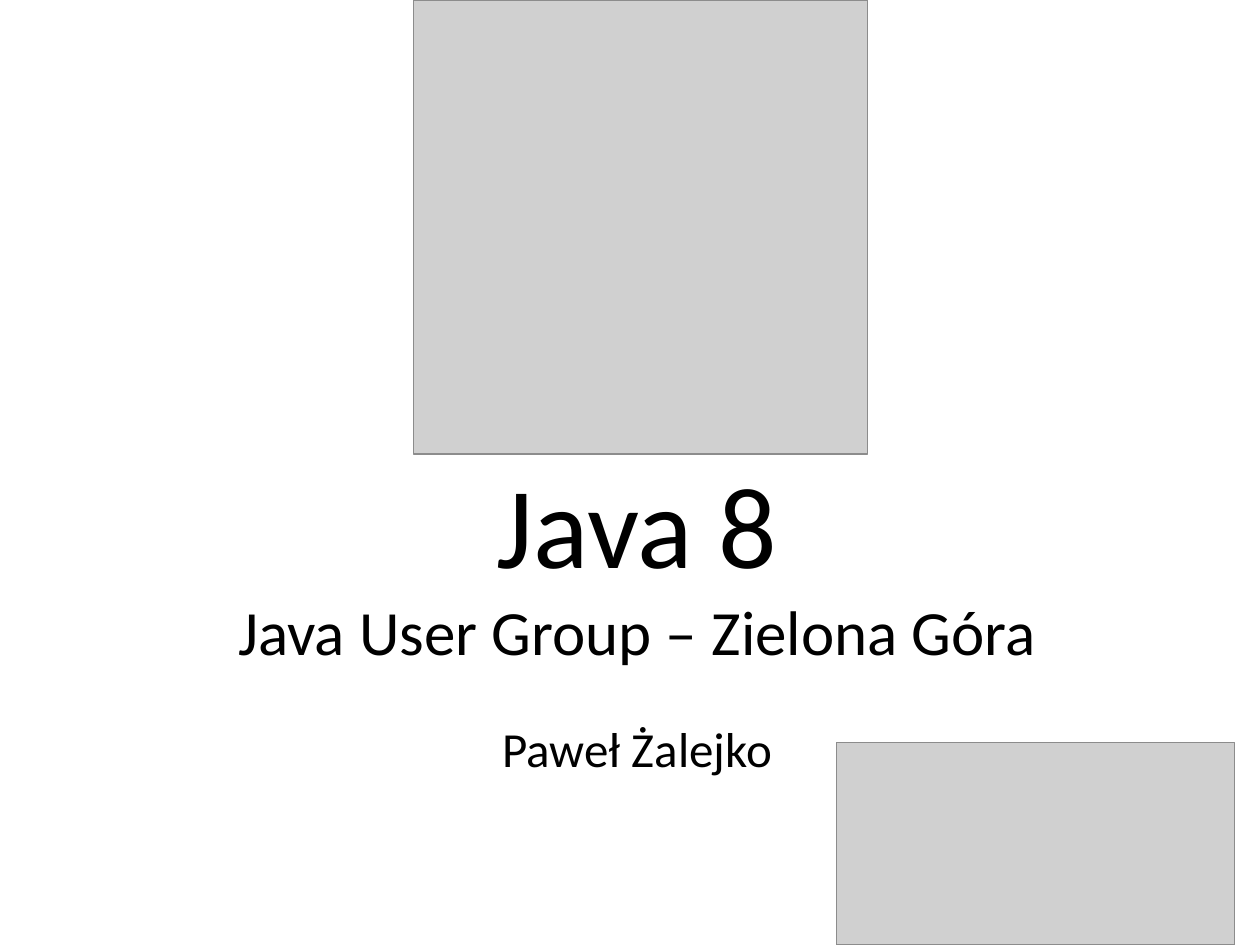
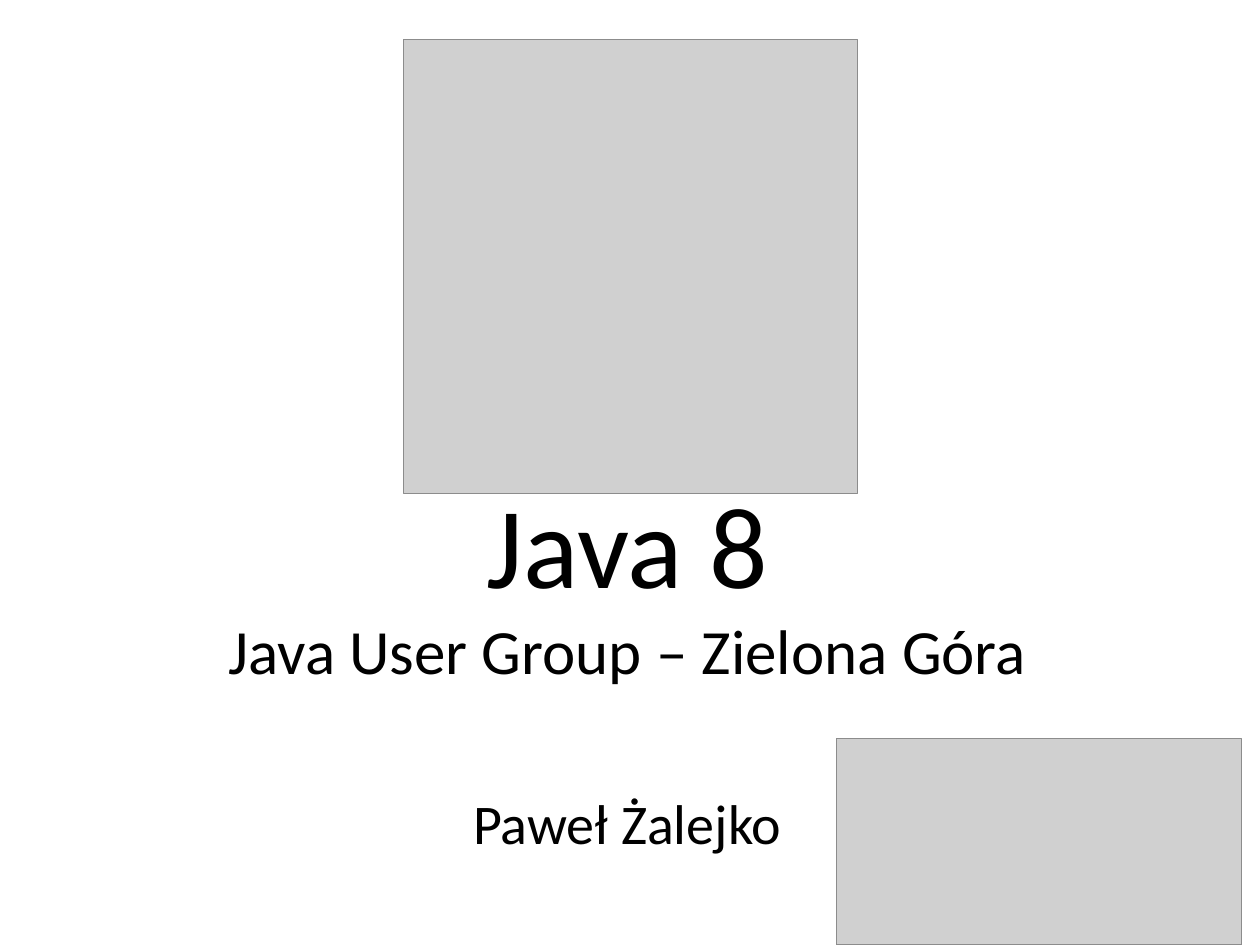
Before and after one commit to p-zalejko/jug_java8, a slide deck: slide 1 of jug.zg.java8/Java 8_prezentacja.ppsx. Drawn at 1260x945 pixels with LibreOffice and Linux fonts; fonts in the diff are those of the drawing; grey boxes stand for pictures. Boxes give left, top, right and bottom in pixels: in the first picture for what was removed or moved away, otherwise in the second. Text is boxed around its words. In the diff, an @@ line names an element or a change of style, - is before the commit and + after.

```diff
--- a/jug.zg.java8/Java 8_prezentacja.ppsx
+++ b/jug.zg.java8/Java 8_prezentacja.ppsx
@@ picture: place and size @@
-picture at [413,0,867,454]
+picture at [403,39,857,493]
@@ title "Java 8 Java User Group ...": place and size @@
-title "Java 8 Java User Group ..." at [238,489,1036,776]
+title "Java 8 Java User Group ..." at [228,493,1026,854]
@@ title "Java 8 Java User Group ..." at [228,493,1026,854]: size 28 to 32 pt in "Paweł Żalejko" @@
@@ picture: place and size @@
-picture at [837,742,1235,945]
+picture at [837,738,1241,945]
```
Also in this commit, not shown: 29 other slides changed, 12 other files.
